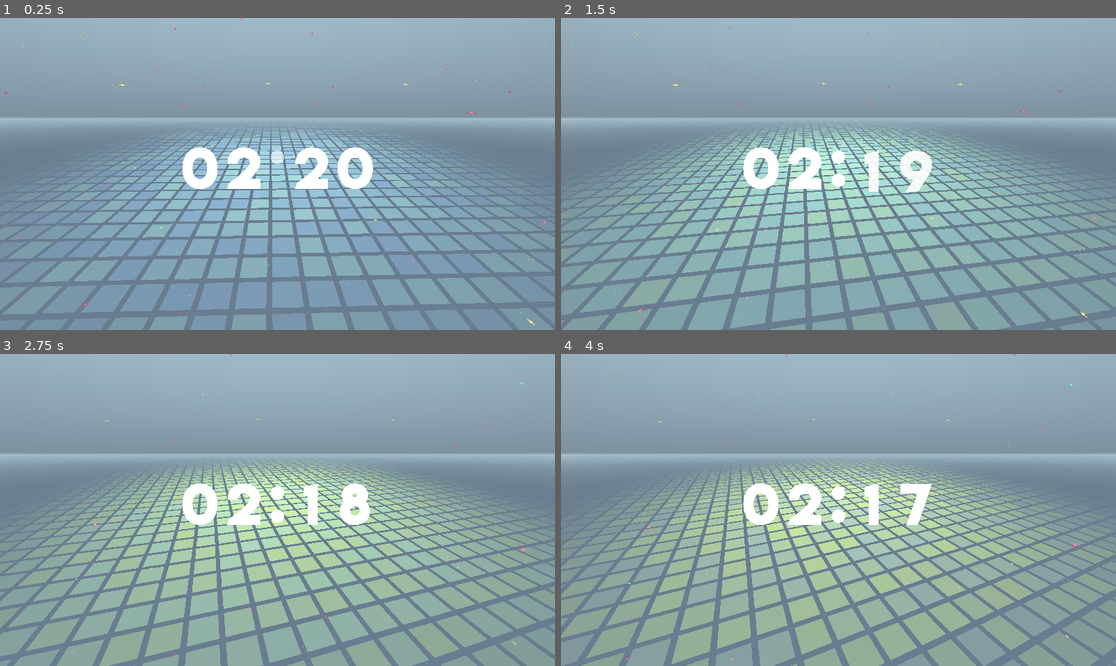
Above: before the commit, frames 1-4 (two rows, left to right).
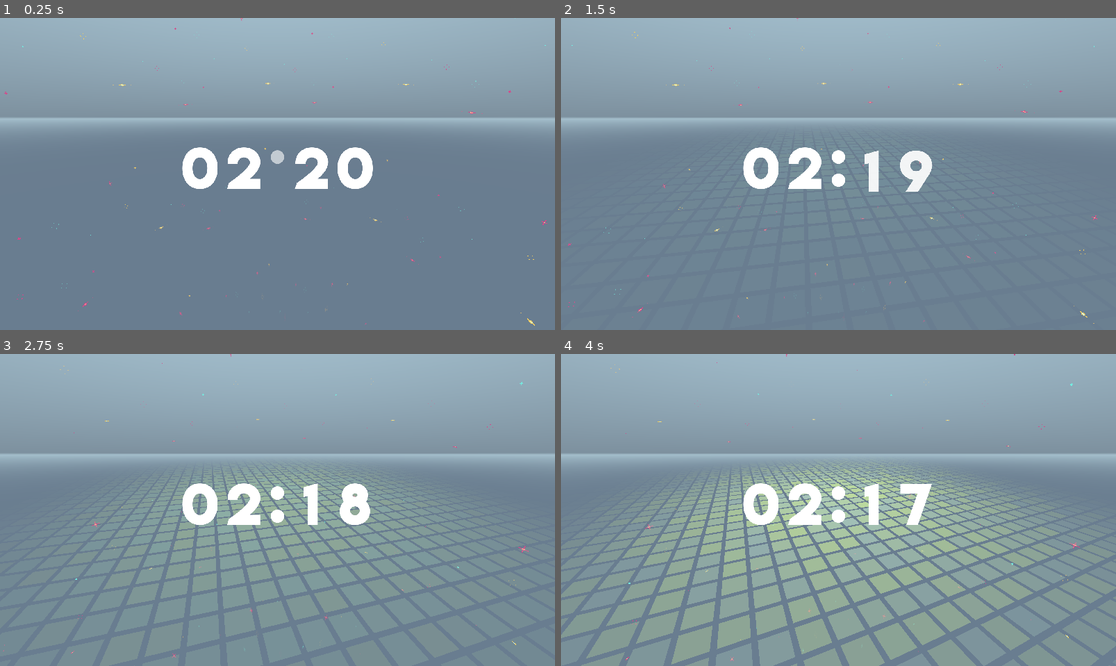
Above: after the commit, the same moments.

Repository: Tralexium/FA2021Countdown
Game: Godot game, scene res://Scenes/Main.tscn
Two runs of this game, one before a commit and one after it. Both use one fixed random seed, a clock stepped at 60 frames per second and the inputs below. Sound files missing from this copy of the repository are replaced by a short silence.
Inputs:
- Up to frame 1 (0.25 s): no input
- Up to frame 2 (1.5 s): no input
- Up to frame 3 (2.75 s): no input
- Up to frame 4 (4 s): no input

The runs differ from the first frame. In frame 1, 35% of the frame differs, in the area x 0-100%, y 35-100%; in frame 2, 38%, in the area x 0-100%, y 34-100%; in frame 3, 32%; in frame 4, 0.8%.

Commit message:
Added the other songs, Further adjusted the equalizer

Diff:
--- a/Resources/DiscoTileMaterial.tres
+++ b/Resources/DiscoTileMaterial.tres
@@ -30,5 +30,5 @@
 [resource]
 shader = SubResource( 3 )
 shader_param/max_jump_dist = 30.0
-shader_param/jump_color_intensity = 15.0
+shader_param/jump_color_intensity = 20.0
 shader_param/noise_map = ExtResource( 1 )
--- a/Scenes/3D/DiscoFloor.gd
+++ b/Scenes/3D/DiscoFloor.gd
@@ -3,6 +3,7 @@
 export(int) var disco_floor_size := 40
 export(float, 0, 1) var intensity := 0.0
 export(float) var tile_margin := 6.0
+export(float) var opacity := 1.0
 # From DiscoTile Scene
 export(Array, Gradient) var color_gradient : Array
 export(float) var max_cycle_offset := 0.2
@@ -42,7 +43,7 @@
 		var _current_grad_col : Color = color_gradient[current_gradient_id % _total_gradients].interpolate(_offset)
 		var _next_grad_col : Color = color_gradient[(current_gradient_id + 1) % _total_gradients].interpolate(_offset)
 		var _final_col : Color = _current_grad_col.linear_interpolate(_next_grad_col, next_gradient_strength)
-		_final_col.a = tile_alphas[i]
+		_final_col.a = tile_alphas[i] * opacity
 		multimesh.set_instance_color(i, _final_col)
 		multimesh.set_instance_custom_data(i, Color(float(i % disco_floor_size), float(floor(i / disco_floor_size)), float(disco_floor_size), intensity))  # pass the intensity
 
--- a/Scenes/Main.gd
+++ b/Scenes/Main.gd
@@ -1,9 +1,16 @@
 extends Node
 
-export(float) var min_db = 28.0
-export(float) var min_freq = 0.0
-export(float) var max_freq = 5000.0
-export(float) var shrink_spd = 0.7
+export(float) var min_db := 28.0
+export(float) var min_freq := 0.0
+export(float) var max_freq := 25000.0
+export(float) var shrink_spd := 0.7
+export(float) var strength := 1.5
+
+onready var music_playlist := [
+	preload("res://Assets/Music/track_1.mp3"),
+	preload("res://Assets/Music/track_2.mp3"),
+	preload("res://Assets/Music/track_3.mp3"),
+]
 
 onready var nDiscoFloor := $"3DWorld/DiscoFloor"
 onready var nStarSkyboxLayer := $"3DWorld/StarSkyboxLayer"
@@ -15,15 +22,15 @@
 
 func _ready() -> void:
 	spectrum = AudioServer.get_bus_effect_instance(0,0)
-	$Music.seek(30)
 	$WorldEnvironment.get_environment().set_sky_orientation(Basis().rotated(Vector3(-1, 0, 0).normalized(), PI/20))
 
-#	nDiscoFloor.next_color()
+	nTween.interpolate_property(nDiscoFloor, "opacity", 0.0, 1.0, 5.0, Tween.TRANS_SINE, Tween.EASE_IN)
+	nTween.start()
 
 
 func _process(delta: float) -> void:
 	var magnitude : float = spectrum.get_magnitude_for_frequency_range(min_freq, max_freq).length()
-	energy = clamp(((min_db + linear2db(magnitude)) / min_db)*2.5, 0, 1)
+	energy = clamp(((min_db + linear2db(magnitude)) / min_db)*strength, 0, 1)
 	if energy < prev_energy:
 		energy = prev_energy - (shrink_spd*delta)
 	prev_energy = energy
@@ -35,3 +42,7 @@
 
 func _change_color_schemes() -> void:
 	pass
+
+
+func _on_Music_finished() -> void:
+	pass # Replace with function body.
--- a/Scenes/Main.tscn
+++ b/Scenes/Main.tscn
@@ -2,7 +2,7 @@
 
 [ext_resource path="res://Scenes/UI/Timer.tscn" type="PackedScene" id=1]
 [ext_resource path="res://Scenes/3D/DiscoFloor.tscn" type="PackedScene" id=2]
-[ext_resource path="res://Assets/Music/3__Scarlet_Rose_.mp3" type="AudioStream" id=3]
+[ext_resource path="res://Assets/Music/track_1.mp3" type="AudioStream" id=3]
 [ext_resource path="res://Scenes/Main.gd" type="Script" id=4]
 [ext_resource path="res://Scenes/3D/StarSkyboxLayer.tscn" type="PackedScene" id=5]
 [ext_resource path="res://default_env.tres" type="Environment" id=6]
@@ -32,10 +32,11 @@
 
 [node name="Music" type="AudioStreamPlayer" parent="."]
 stream = ExtResource( 3 )
-volume_db = -10.0
 autoplay = true
 
 [node name="WorldEnvironment" type="WorldEnvironment" parent="."]
 environment = ExtResource( 6 )
 
 [node name="Tween" type="Tween" parent="."]
+
+[connection signal="finished" from="Music" to="." method="_on_Music_finished"]
Not shown, removed: Assets/Music/3__Scarlet_Rose_.mp3.import
Not shown, added: Assets/Music/track_1.mp3.import
Not shown, added: Assets/Music/track_2.mp3.import
Not shown, added: Assets/Music/track_3.mp3.import
Binary file changed: Assets/disco_floor_noise_map.png
Not shown, changed: Assets/Music/3__Scarlet_Rose_.mp3
Not shown, added: Assets/Music/track_1.mp3
Not shown, added: Assets/Music/track_2.mp3
Not shown, added: Assets/Music/track_3.mp3
